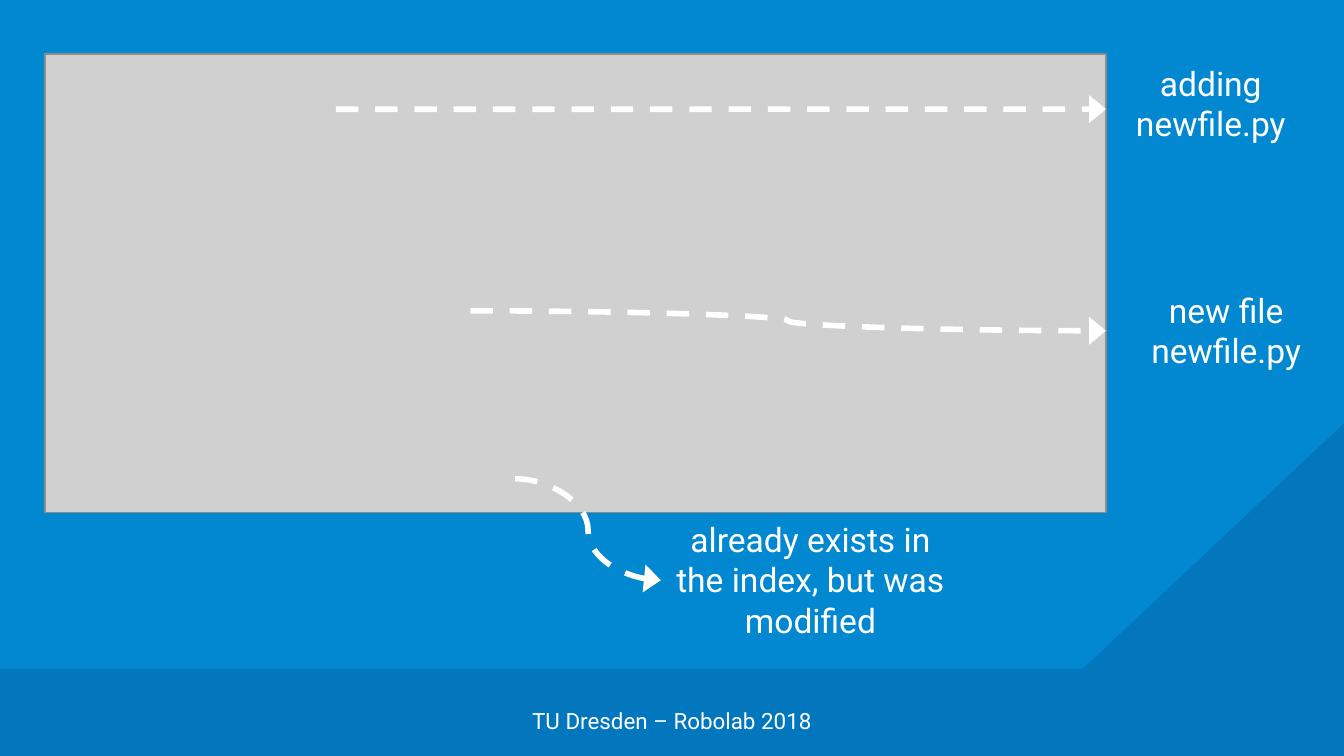
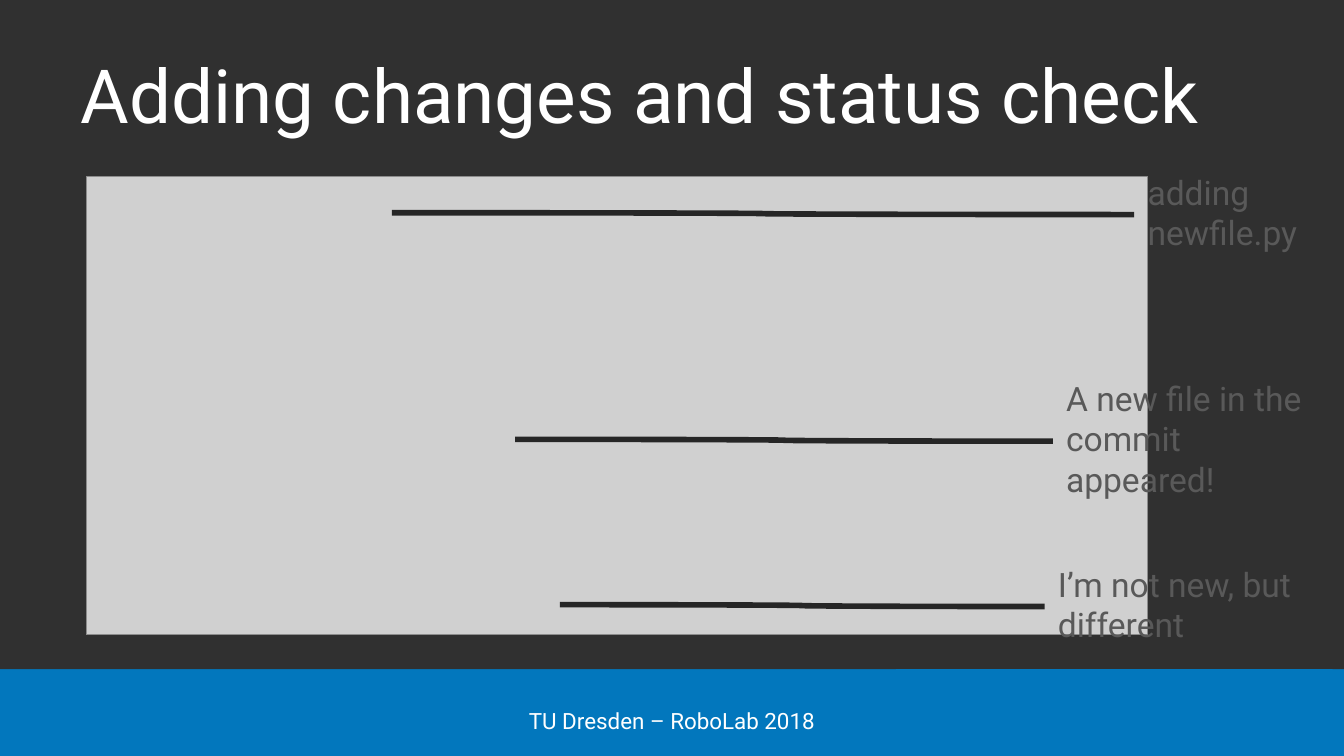
Before and after one commit to edisontrent1337/gitslides, a slide deck: slide 18 of Git.pptx (slide 16 before the commit). Drawn at 1344x756 pixels with LibreOffice and Linux fonts; fonts in the diff are those of the drawing; grey boxes stand for pictures; background and template pictures are left out. Boxes give left, top, right and bottom in pixels: in the first picture for what was removed or moved away, otherwise in the second. Text is boxed around its words. In the diff, an @@ line names an element or a change of style, - is before the commit and + after.

```diff
--- a/Git.pptx
+++ b/Git.pptx
@@ rectangle added at box(0, 0, 1344, 669), fill #303030 @@
@@ title added at box(81, 67, 1197, 139), 40 pt, text #FFFFFF @@
+Adding changes and status check
@@ picture: place and size @@
-picture at box(44, 54, 1106, 512)
+picture at box(86, 176, 1148, 634)
@@ text "adding newfile.py": place and size @@
-text "adding newfile.py" at box(1136, 70, 1286, 143)
+text "adding newfile.py" at box(1148, 180, 1298, 252)
@@ text "adding newfile.py" at box(1148, 180, 1298, 252): text colour #FFFFFF to #595959; alignment centre to left @@
@@ curved arrow moved from (336, 109) - (1106, 109) to (392, 212) - (1134, 215) @@
@@ curved arrow (392, 212) - (1134, 215): curved arrow to curved line; stroke #FFFFFF 3 pt dashed to #262626 3 pt @@
@@ text at box(1066, 380, 1301, 500): text changed; text colour #FFFFFF to #595959 @@
-new file newfile.py
+A new file in the commit appeared!
@@ curved arrow moved from (470, 310) - (1106, 331) to (515, 439) - (1052, 441) @@
@@ curved arrow (515, 439) - (1052, 441): curved arrow to curved line; stroke #FFFFFF 3 pt dashed to #262626 3 pt @@
@@ curved arrow removed from (515, 478) to (661, 581) @@
@@ text at box(1058, 566, 1291, 646): text changed; text colour #FFFFFF to #595959 @@
-already exists in the index, but was modified
+I’m not new, but different
@@ curved line added from (560, 605) to (1044, 606), #262626 3 pt @@
@@ rectangle added at box(896, 669, 1333, 753), fill #0277BD @@
@@ text at box(529, 712, 814, 730): text changed @@
-TU Dresden – Robolab 2018
+TU Dresden – RoboLab 2018
```
Also in this commit, not shown: 28 other slides changed, 21 slides added, 1 slide removed.
